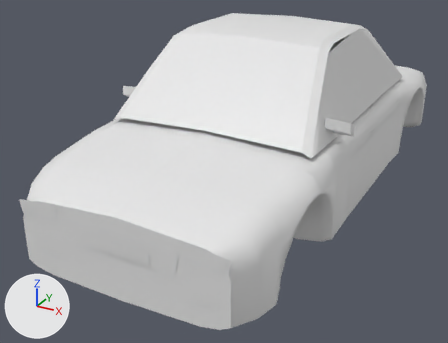
A saved change to the OBJ model Assets/Resources/AarisVehicles/Authored/AarisCivilSedan.obj.
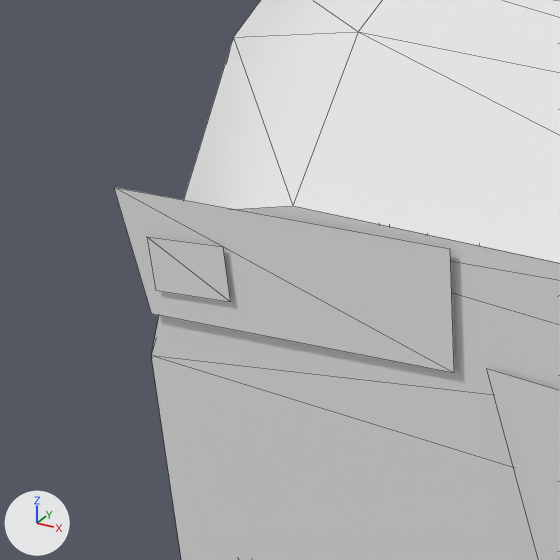
The first picture shows the older version from a 50 mm camera at (2.07, -4.61, 2.38) aimed at (-0.24, -0.4, 0.27). The close-ups show the older and then the newer version on the part from 1% to 15% of the width and 52% to 70% of the height of that picture. Only the edits that show in the close-ups are written down. The axes (+X, +Y, +Z) are drawn at lower left. The lights are the same throughout. The close-ups show mesh edges as thin lines. Materials are left out; every surface is plain grey. Where no turn or scale is listed for an object, it has been applied to the vertices.

Objects in the first close-up: 'AarisCivilSedan'.
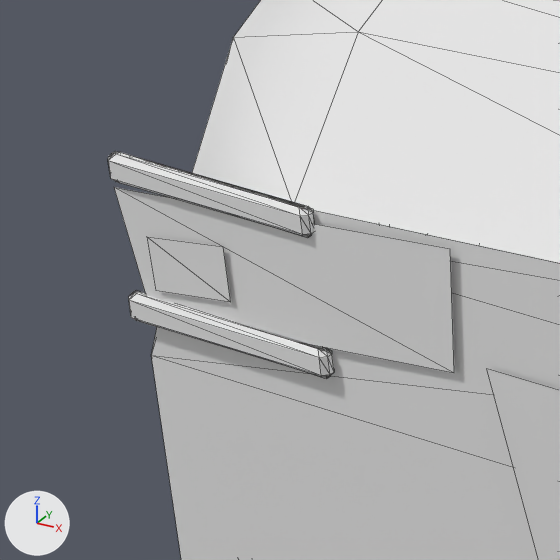
Diff of the bpy script that builds the scene:
```diff
--- a/Assets/Resources/AarisVehicles/Authored/AarisCivilSedan.obj.py
+++ b/Assets/Resources/AarisVehicles/Authored/AarisCivilSedan.obj.py
@@ me_aariscivilsedan @@
 # used by ob_aariscivilsedan; location = (0.0, 0.0, 0.0)
-me_aariscivilsedan.from_pydata(...)  # 938 vertices, 1606 faces; spans x -0.94..0.94, y -2.14..2.14, z 0.13..1.48
+me_aariscivilsedan.from_pydata(...)  # 1530 vertices, 2726 faces; spans x -0.94..0.94, y -2.14..2.14, z 0.13..1.48
+# me_aariscivilsedan part 1: 64 vertices added at x -0.76..-0.57, y -2.14..-2.13, z 0.54..0.67
+# other edits to the shape of me_aariscivilsedan do not show in these pictures
```

Pixel boxes (x1, y1, x2, y2) of what changed, in the close-ups (560 x 560 px):
'AarisCivilSedan', reshaped: before (114, 0, 560, 560); after (108, 0, 560, 560)
part 1 of me_aariscivilsedan, added: after (108, 151, 334, 379)
